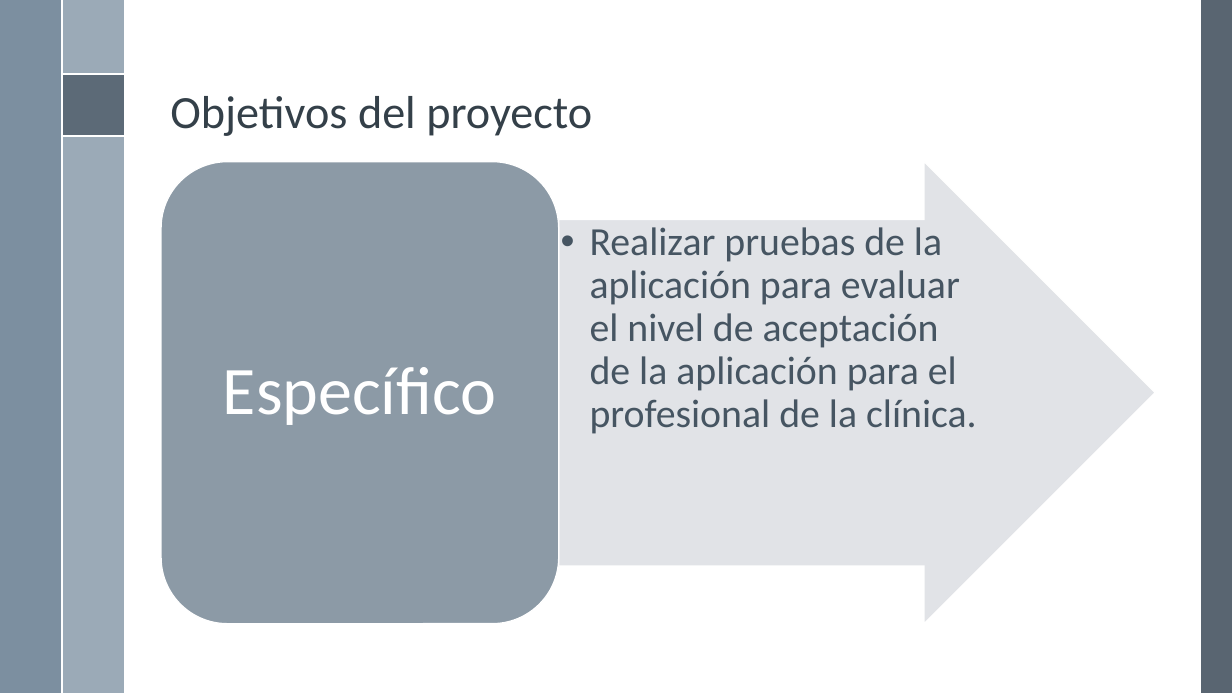
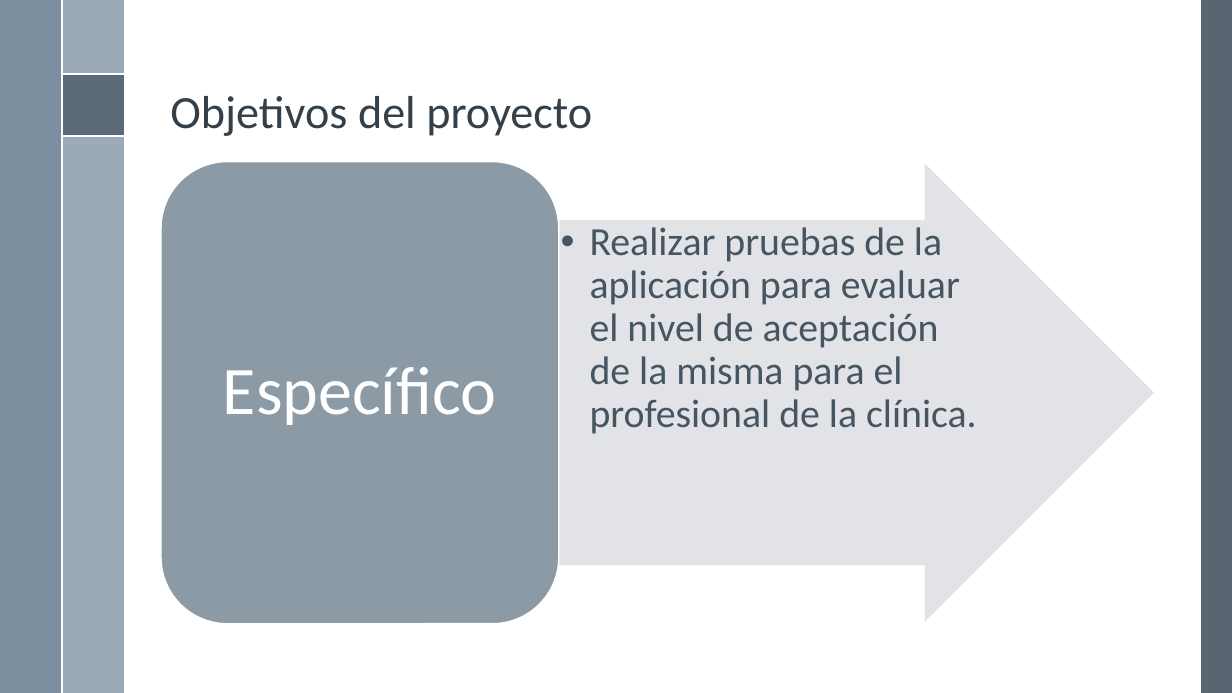
Before and after one commit to rbaltodanog/audinsaapp, a slide deck: slide 25 of documentacion/presentacion/Presentación.pptx (slide 28 before the commit). Drawn at 1232x693 pixels with LibreOffice and Linux fonts; fonts in the diff are those of the drawing; background and template pictures are left out. Boxes give left, top, right and bottom in pixels: in the first picture for what was removed or moved away, otherwise in the second. Text is boxed around its words. In the diff, an @@ line names an element or a change of style, - is before the commit and + after.

```diff
--- a/documentacion/presentacion/Presentación.pptx
+++ b/documentacion/presentacion/Presentación.pptx
@@ text at bbox=[590, 227, 976, 434]: text changed @@
-  •• Realizar pruebas de la aplicación para evaluar el nivel de aceptación de la aplicación para el profesional de la clínica.
+  •• Realizar pruebas de la aplicación para evaluar el nivel de aceptación de la misma para el profesional de la clínica.
```
Also in this commit, not shown: 20 other slides changed, 9 slides added, 2 slides removed, 1 other file.
